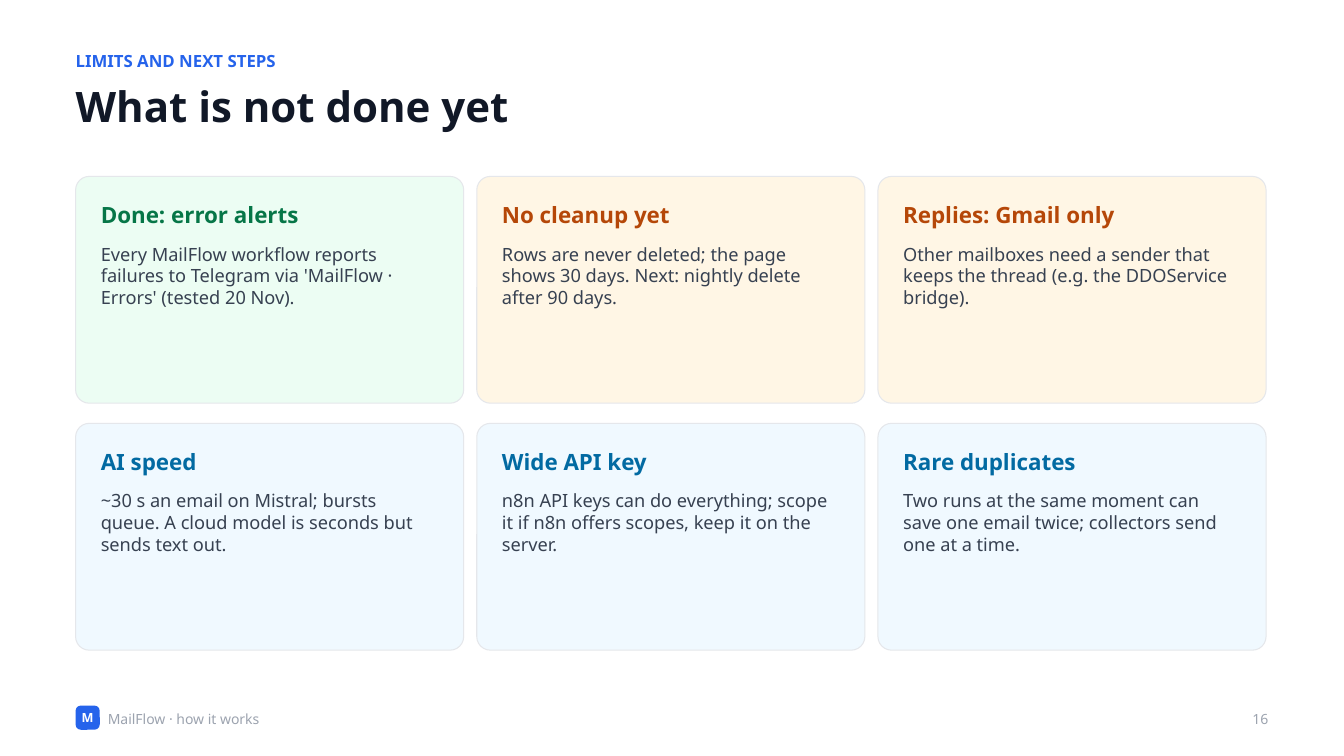
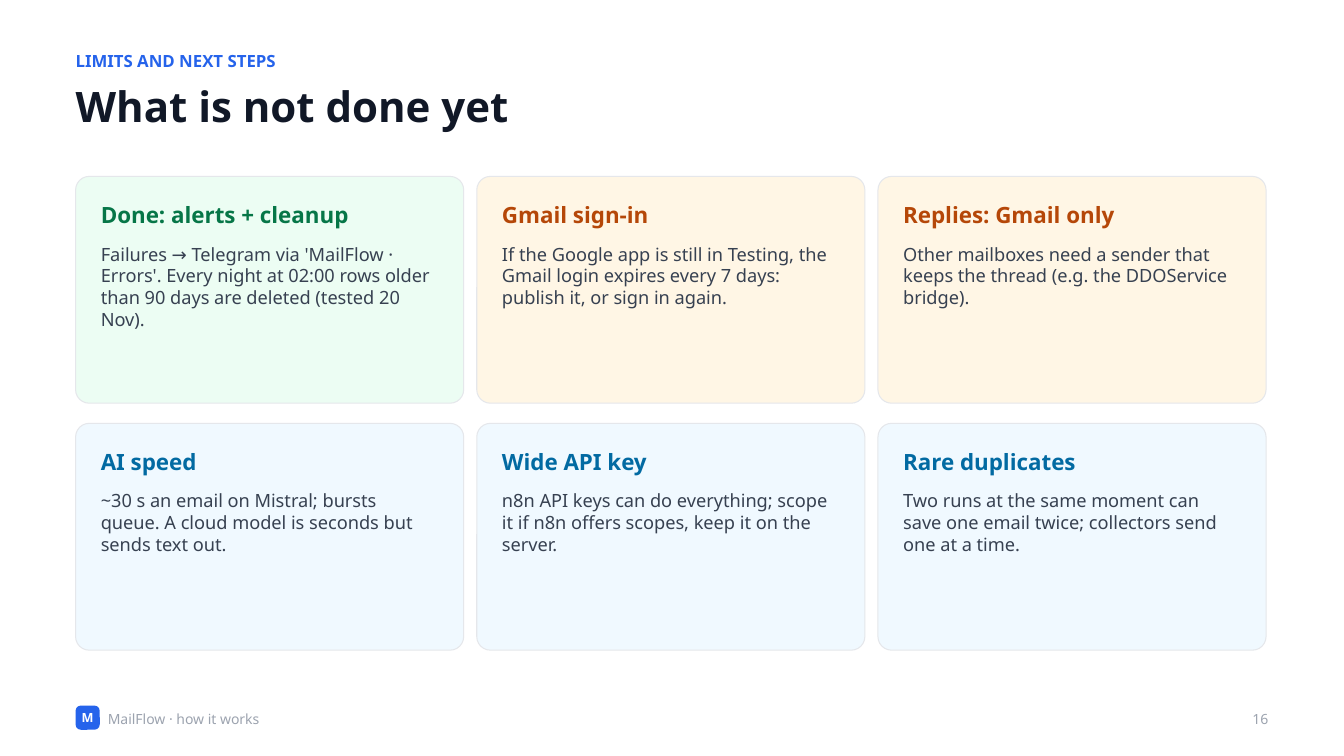
Before and after one commit to Olwethu-Dlamini/mailflow, a slide deck: slide 16 of deck/MailFlow-Technical.pptx. Drawn at 1344x756 pixels with LibreOffice and Linux fonts; fonts in the diff are those of the drawing. Boxes give left, top, right and bottom in pixels: in the first picture for what was removed or moved away, otherwise in the second. Text is boxed around its words. In the diff, an @@ line names an element or a change of style, - is before the commit and + after.

Commit message:
Nightly cleanup of rows older than 90 days
- MailFlow · Cleanup: every night at 02:00 deletes rows whose received_at is over 90 days old; errors go to MailFlow · Errors.
- Tested with a 100-day-old row (deleted) and a 10-day-old row (kept).
- AS-BUILT, SYSTEM-DESIGN and the technical deck's limits slide updated.

```diff
--- a/deck/MailFlow-Technical.pptx
+++ b/deck/MailFlow-Technical.pptx
@@ text at (101,206,348,229): text changed @@
-Done: error alerts
+Done: alerts + cleanup
@@ text at (502,206,648,229): text changed @@
-No cleanup yet
+Gmail sign-in
@@ text at (101,247,430,329): text changed @@
-Every MailFlow workflow reports failures to Telegram via 'MailFlow · Errors' (tested 20 Nov).
+Failures → Telegram via 'MailFlow · Errors'. Every night at 02:00 rows older than 90 days are deleted (tested 20 Nov).
@@ text at (502,247,827,309): text changed @@
-Rows are never deleted; the page shows 30 days. Next: nightly delete after 90 days.
+If the Google app is still in Testing, the Gmail login expires every 7 days: publish it, or sign in again.
```
Also in this commit, not shown: 6 other files.
